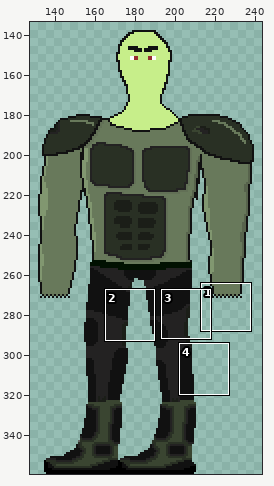
Edited in one commit: pixel-art file (Zombie/Assets/Textures/Sprites/Boss 3.aseprite). Above: a wide view before the commit, with the close-up outlined.
Close-up. Before:
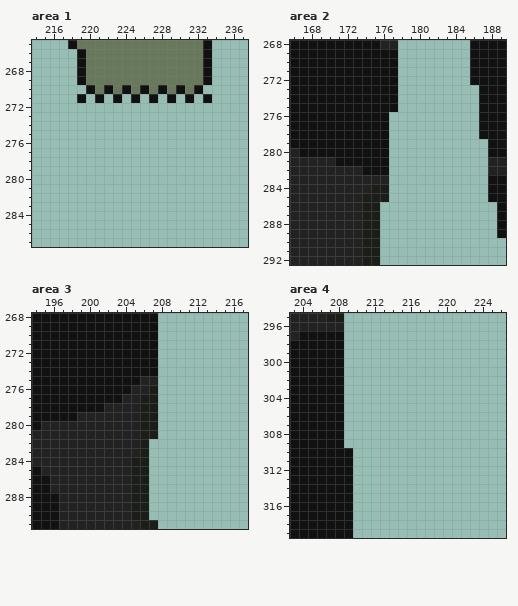
360x360 pixels, 1 frame. Colours within 5 levels of each other are drawn and written as one. Shown: area 1: x 214..237, y 265..287; area 2: x 166..189, y 268..292; area 3: x 194..217, y 268..291; area 4: x 203..226, y 295..319. The wide view leaves out empty margins. The commit also changed other parts of the picture, which this record leaves out.
After the commit:
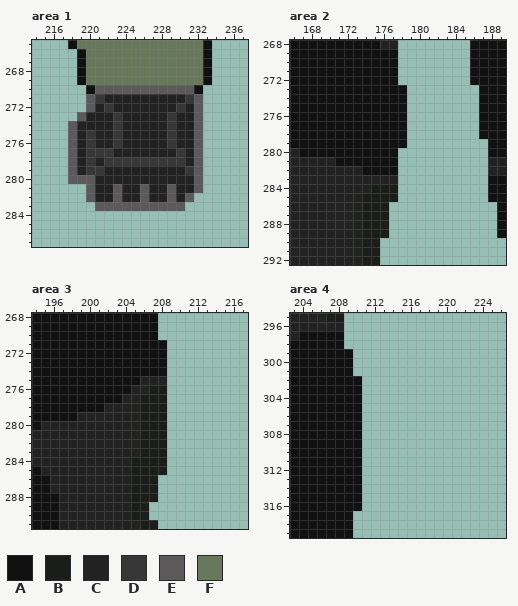
Palette (. is transparent): A #111111  B #1b1e18  C #232222  D #383737  E #5b5959  F #68795b
The edit:
Area 1:
y 270: x 221..231 FAFAFAFAFAF -> EEEEEEEEEEE
y 271: x 219..233 A.A.A.A.A.A.A.A -> .EDCCCCCCCCCDE.
y 272: x 220..232 ............. -> ECDCCCCCCCDCE
y 273: x 219..232 .............. -> ECCCDCCCCCDCCE
y 274: x 218..232 ............... -> ECCCCDCCCCCDCCE
y 275..276: x 218..232 ............... -> ECDCCDCCCCCDCCE
y 277: x 218..232 ............... -> ECDDDCCCCCCCDCE
y 278: x 218..232 ............... -> ECDCDDDDDDDDDCE
y 279: x 218..232 ............... -> ECDDCCCCCCCCCDE
y 280: x 218..232 ............... -> EEECCCCCCCCCCCE
y 281: x 220..232 ............. -> ECCECCECCECCE
y 282: x 220..231 ............ -> ECCECCECCECE
y 283: x 221..230 .......... -> EEEEEEEEEE
Area 2:
y 273..275: x 178 . -> A
y 276..279: x 177..178 .. -> AA
y 280..282: x 177 . -> A
y 283: x 177 . -> C
y 284..285: x 177 . -> B
y 286..289: x 176 . -> B
Area 3:
y 271..274: x 208 . -> A
y 275: x 208 . -> C
y 276..281: x 208 . -> B
y 282..285: x 207..208 .. -> BB
y 286..288: x 207 . -> B
Area 4:
y 299..301: x 209 . -> A
y 302..309: x 209..210 .. -> AA
y 310..316: x 210 . -> A
